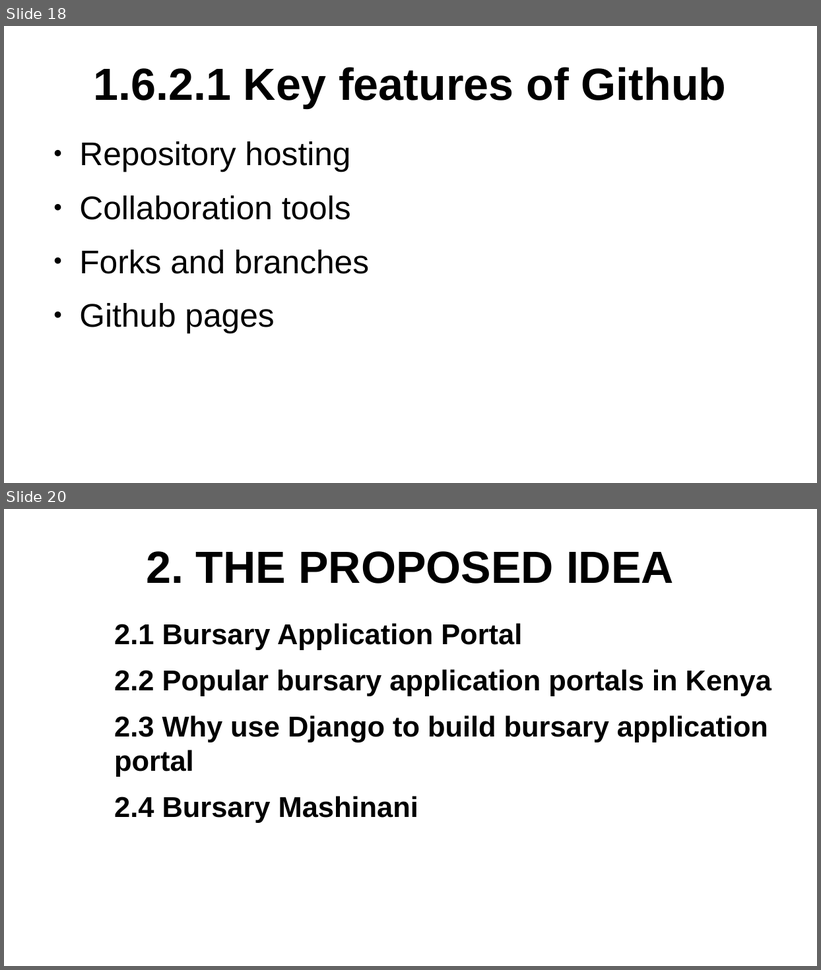
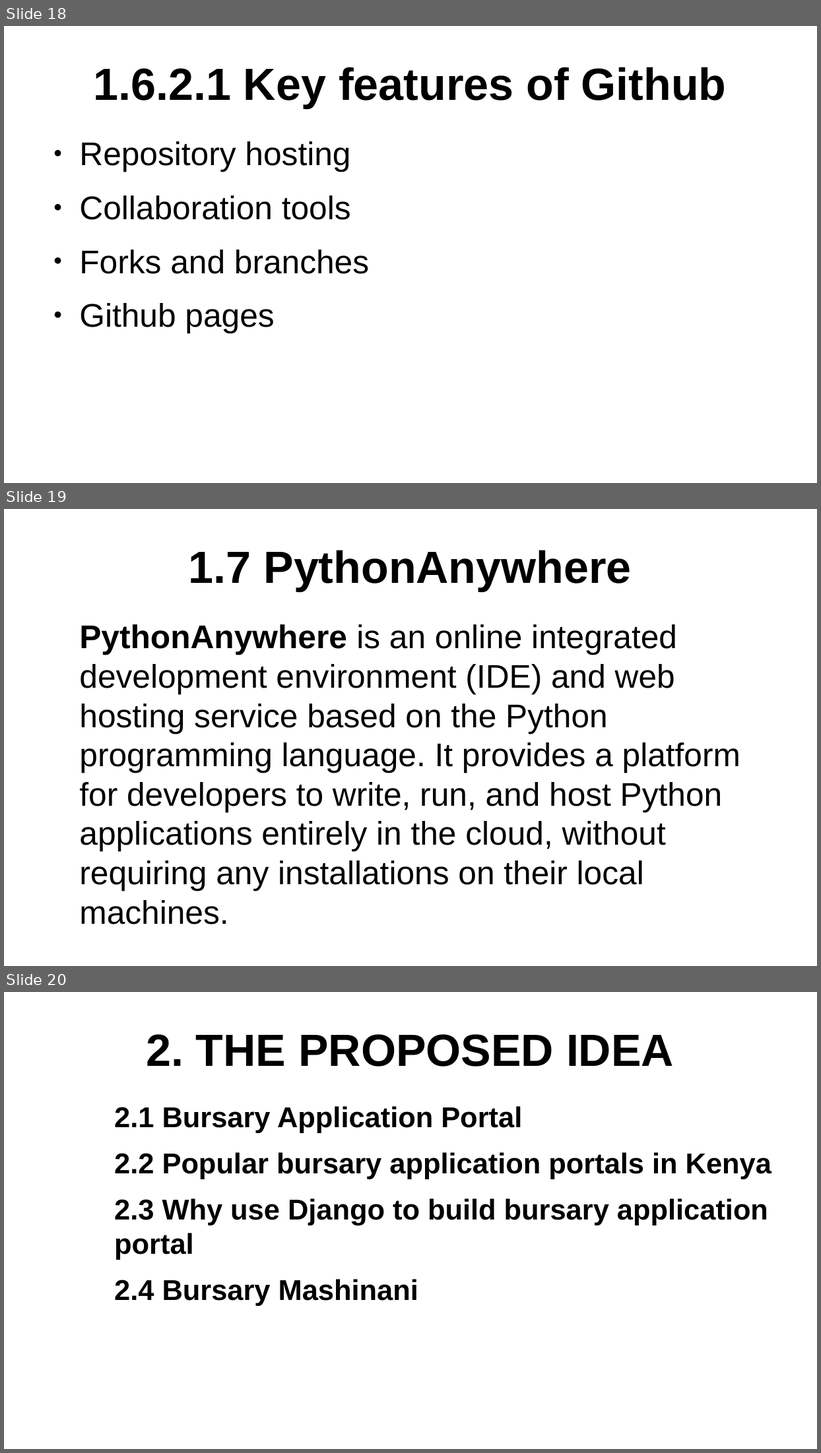
Before and after one commit to Michael-Otieno-Kasuku/Bursary, a slide deck: docs/implementation/bursary mashinani implementation full guide.odp. Shown one above the other, each under a label of ours: slides 18 and 20 before the commit, slides 18, 19 and 20 after it; the slides between them are not shown. The pictures are 821x970 and 821x1453 pixels, drawn with LibreOffice and Linux fonts; fonts in the diff are those of the drawing. Boxes give left, top, right and bottom in pixels: in the first picture for what was removed or moved away, otherwise in the second. Text is boxed around its words. In the diff, an @@ line names an element or a change of style, - is before the commit and + after.

```diff
--- a/docs/implementation/bursary mashinani implementation full guide.odp
+++ b/docs/implementation/bursary mashinani implementation full guide.odp
@@ slide 19 added at [4,509,817,966], background #FFFFFF @@
@@ title added at [189,550,632,591], 44 pt, text #000000, bold @@
+1.7 PythonAnywhere
@@ text added at [79,625,741,891], 32 pt, text #000000 @@
+PythonAnywhere is an online integrated development environment (IDE) and web hosting service based on the Python programming language. It provides a platform for developers to write, run, and host Python applications entirely in the cloud, without requiring any installations on their local machines.
```
Also in this commit, not shown: 2 slides changed, 1 slide removed, 1 other file.
